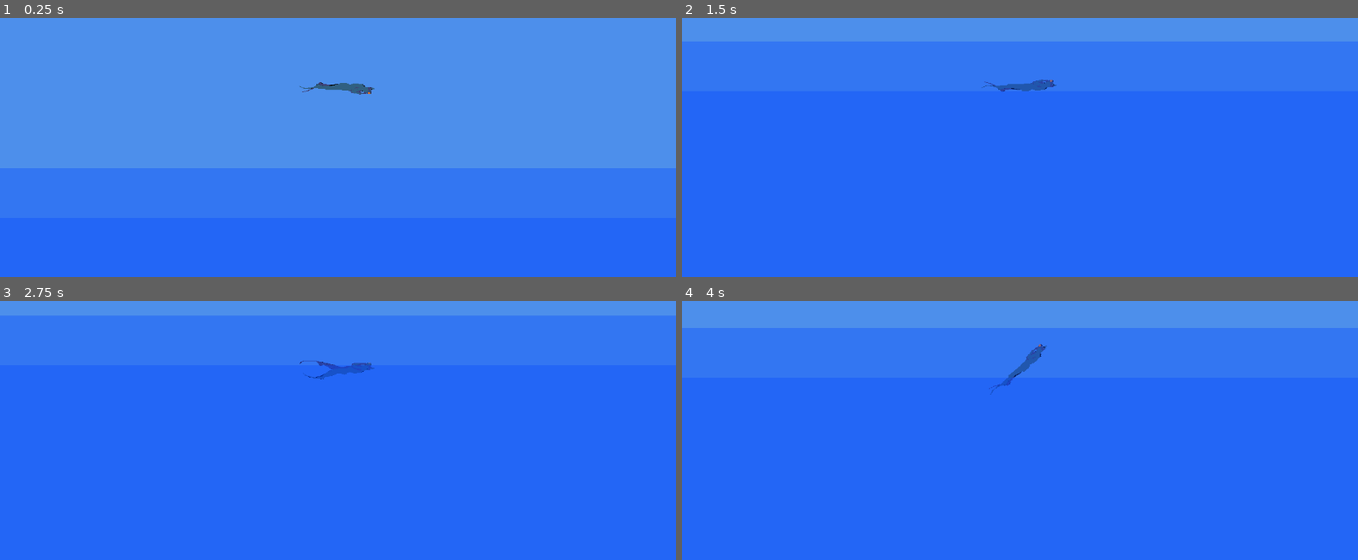
Above: before the commit, frames 1-4 (two rows, left to right).
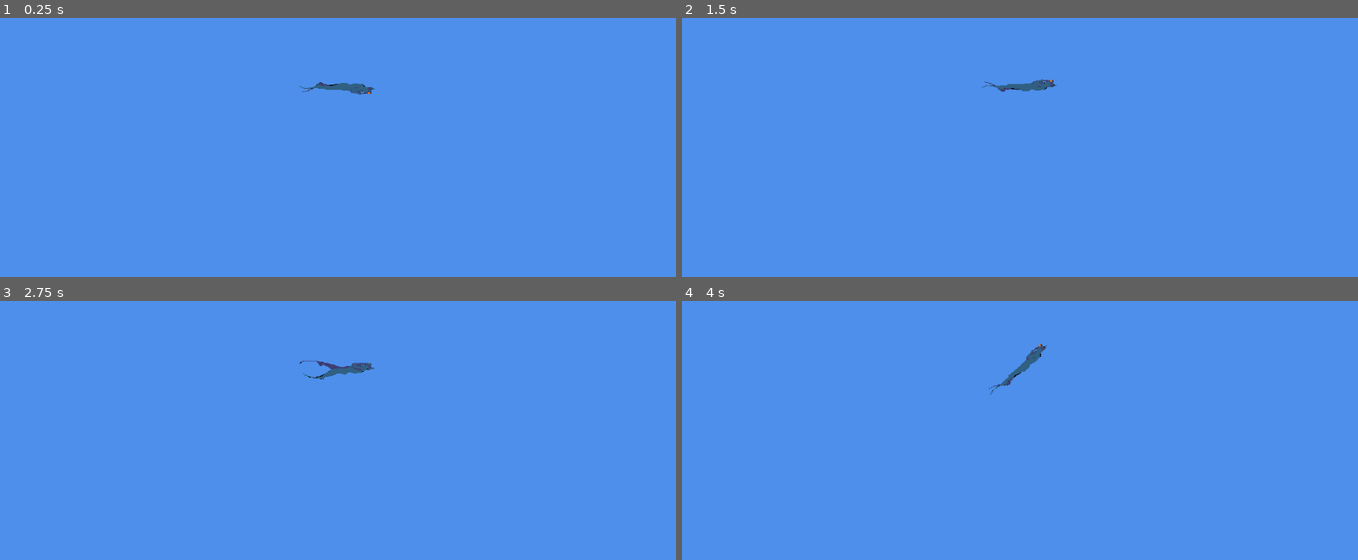
Above: after the commit, the same moments.

Repository: kstolen0/freediver-game
Game: Godot game, scene res://root.tscn
Same seed, same stepped clock (60 frames per second), same inputs: the game is played once before the commit and once after it.
Inputs:
- Up to frame 1 (0.25 s): no input
- Up to frame 2 (1.5 s): tap Enter (ui_accept) at 0.5, 0.77 s; hold Right (ui_right) from 0.53 s (still down); tap Q (flip_diver) at 0.6 s; tap F at 1.35 s
- Up to frame 3 (2.75 s): tap Enter (ui_accept) at 1.52, 2 s; release Right (ui_right) at 2.03 s; hold Left (ui_left) from 2.03 s (still down); hold P from 2.03 s (still down)
- Up to frame 4 (4 s): release Left (ui_left) at 2.78 s; release P at 2.78 s; hold Right (ui_right) from 2.78 s (still down); tap L at 2.85 s; tap Enter (ui_accept) at 3.02, 3.5, 3.77 s; hold U from 3.53 s (still down)

The runs differ from the first frame. In frame 1, 42% of the frame differs, in the area x 0-100%, y 57-100%; in frame 2, 91%; in frame 3, 94%, in the area x 0-100%, y 5-100%; in frame 4, 90%.

Commit message:
add sand

Diff:
--- a/ocean.tscn
+++ b/ocean.tscn
@@ -17,7 +17,7 @@
 offset_top = -2696.0
 offset_right = 6697.0
 offset_bottom = 505.0
-color = Color(0.0172709, 0.280609, 0.99468, 0.34902)
+color = Color(0.0156863, 0.282353, 0.996078, 0.231373)
 
 [node name="CollisionShape2D" type="CollisionShape2D" parent="."]
 visible = false
--- a/player.tscn
+++ b/player.tscn
@@ -60,7 +60,7 @@
 size = Vector2(57.5, 24)
 
 [node name="player" type="CharacterBody2D"]
-collision_mask = 2
+collision_mask = 6
 script = ExtResource("1_86ldc")
 
 [node name="Diver-sheet" type="Sprite2D" parent="."]
--- a/project.godot
+++ b/project.godot
@@ -27,6 +27,7 @@
 
 2d_physics/layer_1="player"
 2d_physics/layer_2="ocean"
+2d_physics/layer_3="sand"
 
 [rendering]
 
--- a/root.tscn
+++ b/root.tscn
@@ -1,15 +1,53 @@
-[gd_scene load_steps=3 format=3 uid="uid://co2pahc3mq4kh"]
+[gd_scene load_steps=4 format=3 uid="uid://co2pahc3mq4kh"]
 
 [ext_resource type="PackedScene" uid="uid://4nu4hruqpdfa" path="res://player.tscn" id="1_8hcbp"]
+[ext_resource type="PackedScene" uid="uid://dbglmn4fd7dxd" path="res://sand.tscn" id="2_gxsnd"]
 [ext_resource type="PackedScene" uid="uid://c3ll8udtxwb5k" path="res://ocean.tscn" id="2_yat5b"]
 
 [node name="root" type="Node2D"]
 
 [node name="player" parent="." instance=ExtResource("1_8hcbp")]
-position = Vector2(13, -1246)
+position = Vector2(-1590, -2374)
 
 [node name="Camera2D" type="Camera2D" parent="player"]
 position = Vector2(1, 1)
+
+[node name="sand2" parent="." instance=ExtResource("2_gxsnd")]
+position = Vector2(-194, -685)
+rotation = 0.0520165
+
+[node name="sand" parent="." instance=ExtResource("2_gxsnd")]
+position = Vector2(-1569, -882)
+rotation = 0.223247
+
+[node name="sand4" parent="." instance=ExtResource("2_gxsnd")]
+position = Vector2(2562, -239)
+rotation = 0.0661813
+
+[node name="sand3" parent="." instance=ExtResource("2_gxsnd")]
+position = Vector2(1177, -469)
+rotation = 0.260165
+
+[node name="sand5" parent="." instance=ExtResource("2_gxsnd")]
+position = Vector2(4846, -346)
+rotation = -0.19791
+
+[node name="sand7" parent="." instance=ExtResource("2_gxsnd")]
+position = Vector2(-2949, -1086)
+rotation = 0.0594911
+
+[node name="sand8" parent="." instance=ExtResource("2_gxsnd")]
+position = Vector2(3079, 471)
+rotation = -1.57032
+
+[node name="sand6" parent="." instance=ExtResource("2_gxsnd")]
+position = Vector2(6088, -875)
+rotation = -0.620652
+
+[node name="sand9" parent="." instance=ExtResource("2_gxsnd")]
+position = Vector2(4176, 460)
+rotation = -1.56337
+scale = Vector2(1, 1)
 
 [node name="ocean-surface" parent="." instance=ExtResource("2_yat5b")]
 position = Vector2(12, 1603)
--- /dev/null
+++ b/sand.tscn
@@ -0,0 +1,18 @@
+[gd_scene load_steps=2 format=3 uid="uid://dbglmn4fd7dxd"]
+
+[sub_resource type="RectangleShape2D" id="RectangleShape2D_pi7ts"]
+size = Vector2(1427, 249)
+
+[node name="sand" type="StaticBody2D"]
+collision_layer = 4
+
+[node name="ColorRect" type="ColorRect" parent="."]
+offset_left = -715.0
+offset_top = -51.0
+offset_right = 713.0
+offset_bottom = 201.0
+color = Color(1, 0.980392, 0.756863, 1)
+
+[node name="CollisionShape2D" type="CollisionShape2D" parent="."]
+position = Vector2(0.5, 74.5)
+shape = SubResource("RectangleShape2D_pi7ts")
